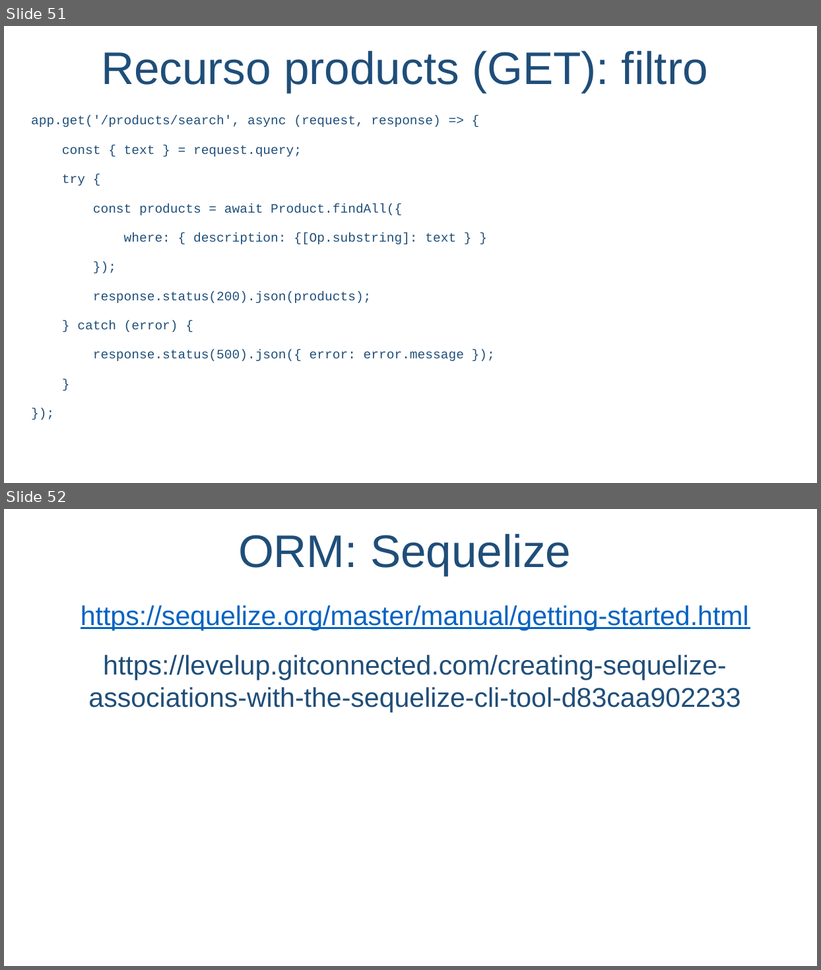
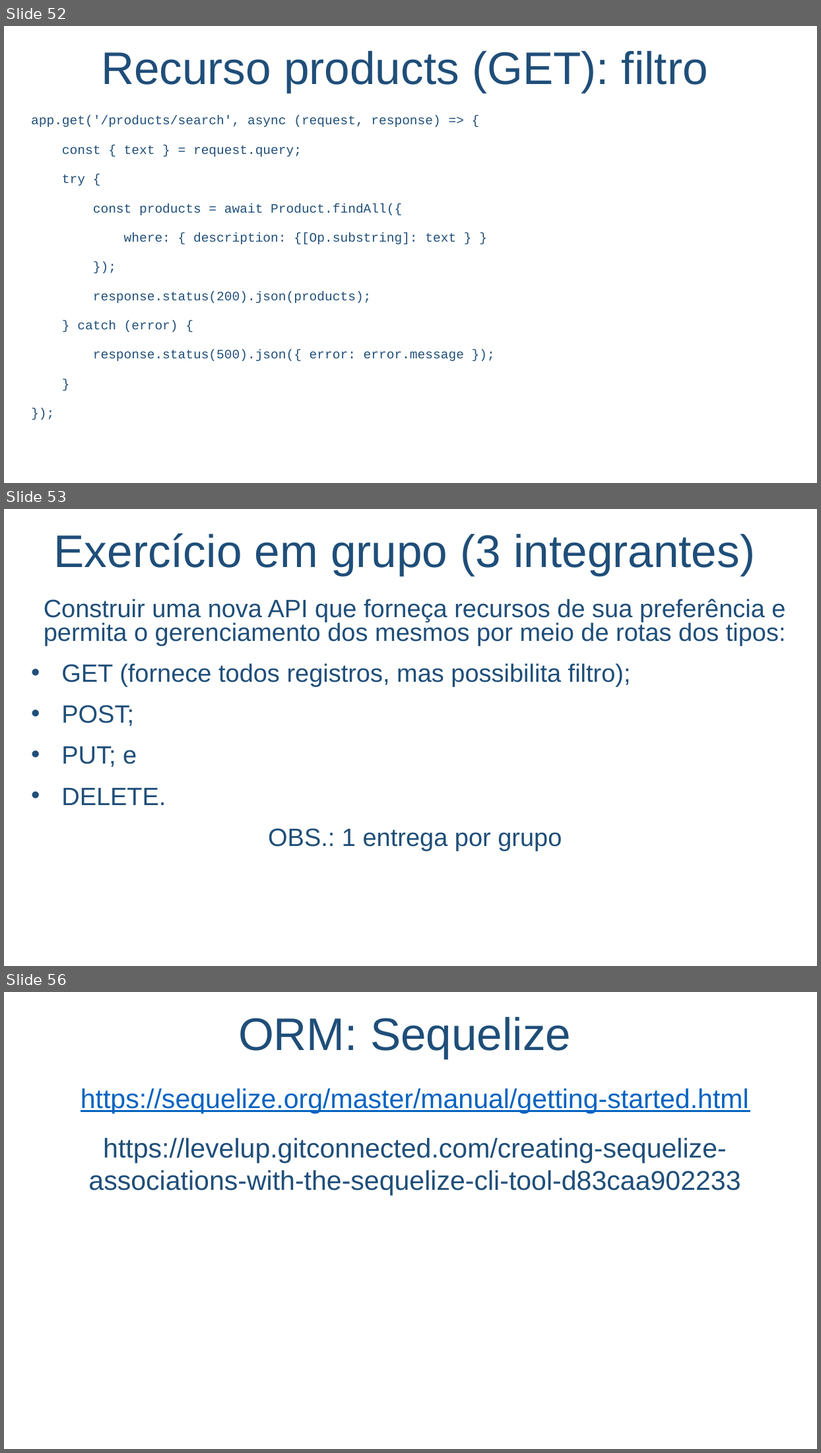
Before and after one commit to salmo-jr/public-slides, a slide deck: node-js.pptx. Shown one above the other, each under a label of ours: slides 51 and 52 before the commit, slides 52, 53 and 56 after it; the slides between them are not shown. The pictures are 821x970 and 821x1453 pixels, drawn with LibreOffice and Linux fonts; fonts in the diff are those of the drawing; background and template pictures are left out. Boxes give left, top, right and bottom in pixels: in the first picture for what was removed or moved away, otherwise in the second. Text is boxed around its words. In the diff, an @@ line names an element or a change of style, - is before the commit and + after.

```diff
--- a/node-js.pptx
+++ b/node-js.pptx
@@ slide 53 added at [4,509,817,966], background picture (left out) @@
@@ text added at [54,533,755,576], 54 pt, text #1F4E79 @@
+Exercício em grupo (3 integrantes)
@@ text added at [44,599,786,851], 29.6 pt, text #1F4E79 @@
+Construir uma nova API que forneça recursos de sua preferência e permita o gerenciamento dos mesmos por meio de rotas dos tipos:
+• GET (fornece todos registros, mas possibilita filtro);
+• POST;
+• PUT; e
+• DELETE.
+OBS.: 1 entrega por grupo
@@ what was slide 51 is now slide 52 @@
@@ what was slide 52 is now slide 56 @@
```
Also in this commit, not shown: 3 other slides added, 2 other files.
